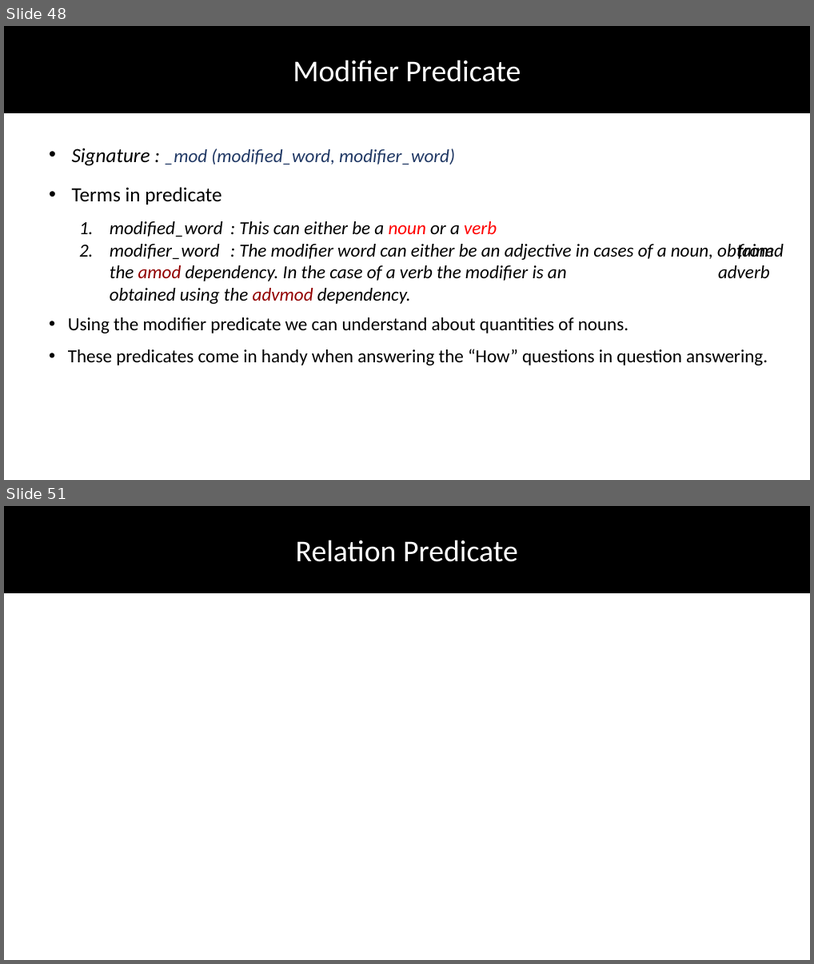
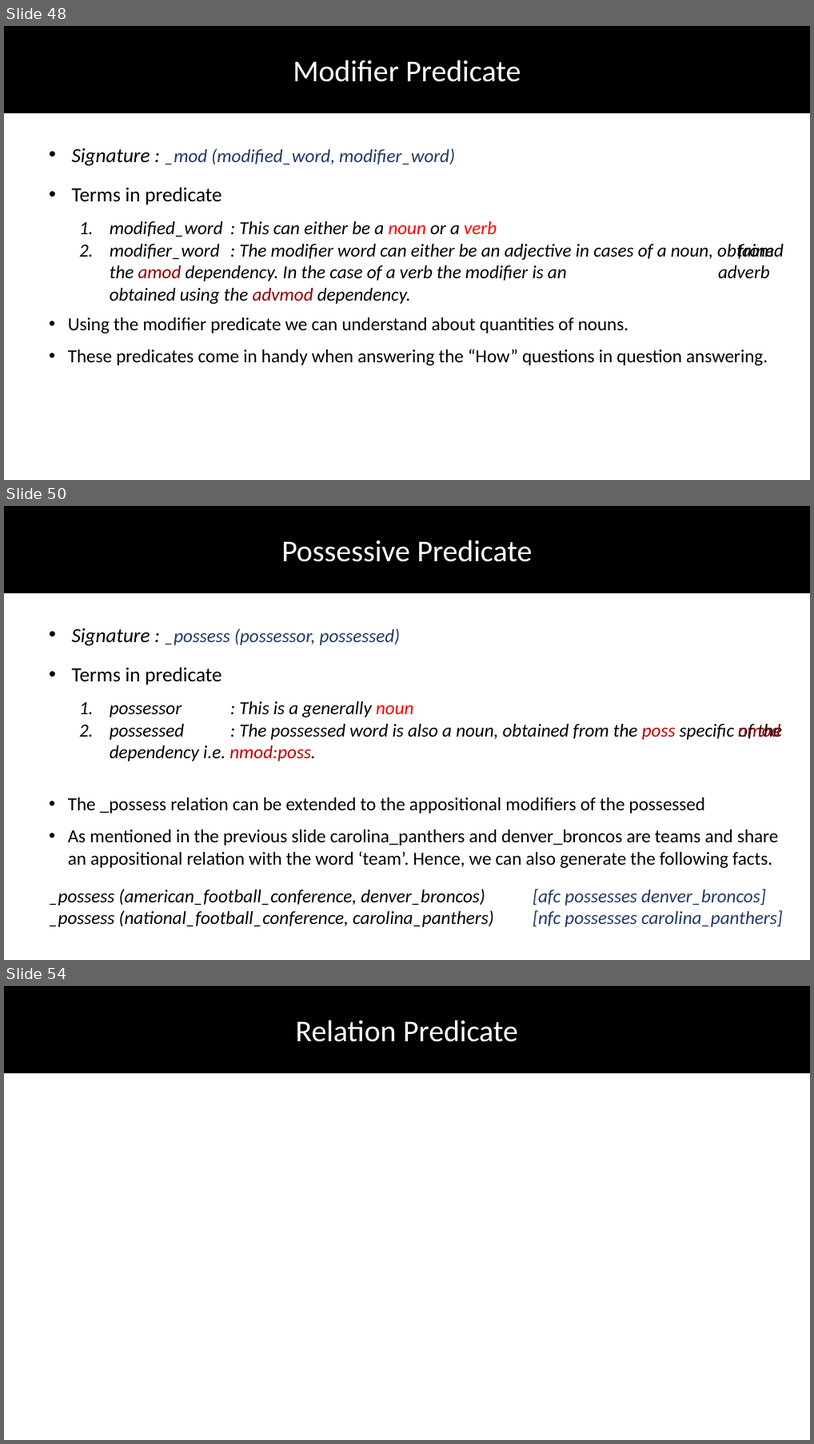
Before and after one commit to DhruvaPendharkar/thesis-project, a slide deck: Notes/ThesisPresentation.pptx. Shown one above the other, each under a label of ours: slides 48 and 51 before the commit, slides 48, 50 and 54 after it; the slides between them are not shown. The pictures are 814x964 and 814x1444 pixels, drawn with LibreOffice and Linux fonts; fonts in the diff are those of the drawing. Boxes give left, top, right and bottom in pixels: in the first picture for what was removed or moved away, otherwise in the second. Text is boxed around its words. In the diff, an @@ line names an element or a change of style, - is before the commit and + after.

```diff
--- a/Notes/ThesisPresentation.pptx
+++ b/Notes/ThesisPresentation.pptx
@@ slide 50 added at bbox=[4, 506, 810, 960], background #FFFFFF @@
@@ rectangle added at bbox=[4, 506, 810, 592], fill #000000, outline #000000 1 pt @@
@@ text added at bbox=[282, 540, 533, 562], 36 pt, text #FFFFFF @@
+Possessive Predicate
@@ text added at bbox=[72, 628, 400, 646], 22 pt, text #203864, italic @@
+• Signature : _possess (possessor, possessed)
@@ text added at bbox=[72, 667, 782, 761], 22 pt, text #000000, italic @@
+• Terms in predicate
+  1. possessor : This is a generally noun
+  2. possessed : The possessed word is also a noun, obtained from the poss specific of the nmod dependency i.e. nmod:poss.
@@ text added at bbox=[68, 797, 778, 868], 22 pt, text #000000 @@
+• The _possess relation can be extended to the appositional modifiers of the possessed
+• As mentioned in the previous slide carolina_panthers and denver_broncos are teams and share an appositional relation with the word ‘team’. Hence, we can also generate the following facts.
@@ text added at bbox=[49, 888, 783, 927], 22 pt, text #000000, italic @@
+_possess (american_football_conference, denver_broncos) [afc possesses denver_broncos]
+_possess (national_football_conference, carolina_panthers) [nfc possesses carolina_panthers]
@@ what was slide 51 is now slide 54 @@
```
Also in this commit, not shown: 1 slide changed, 14 other slides added, 2 slides removed.
